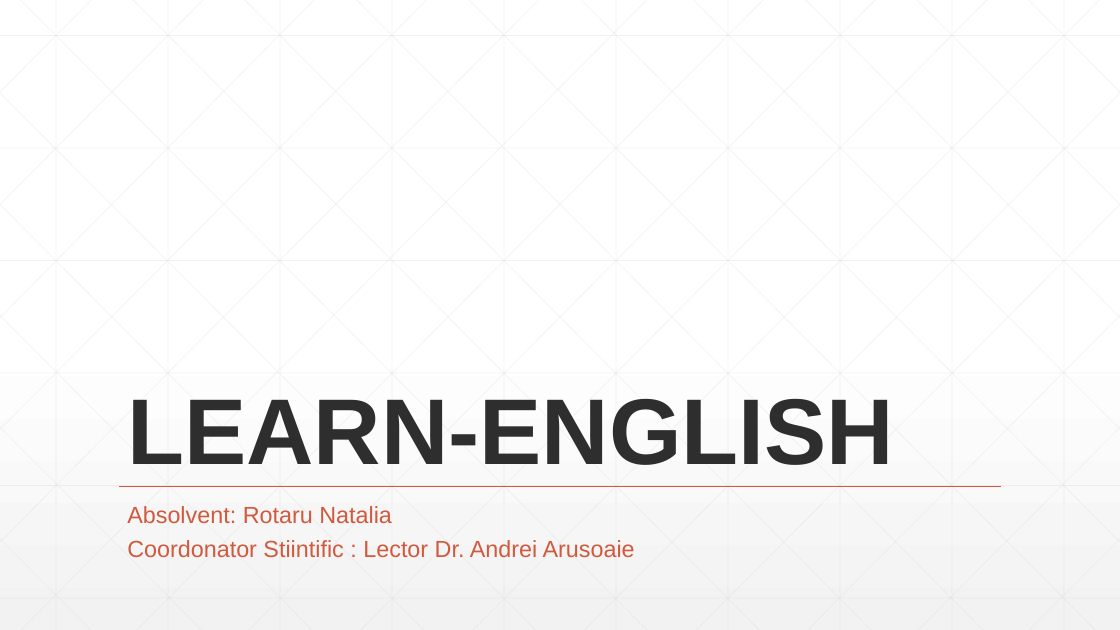
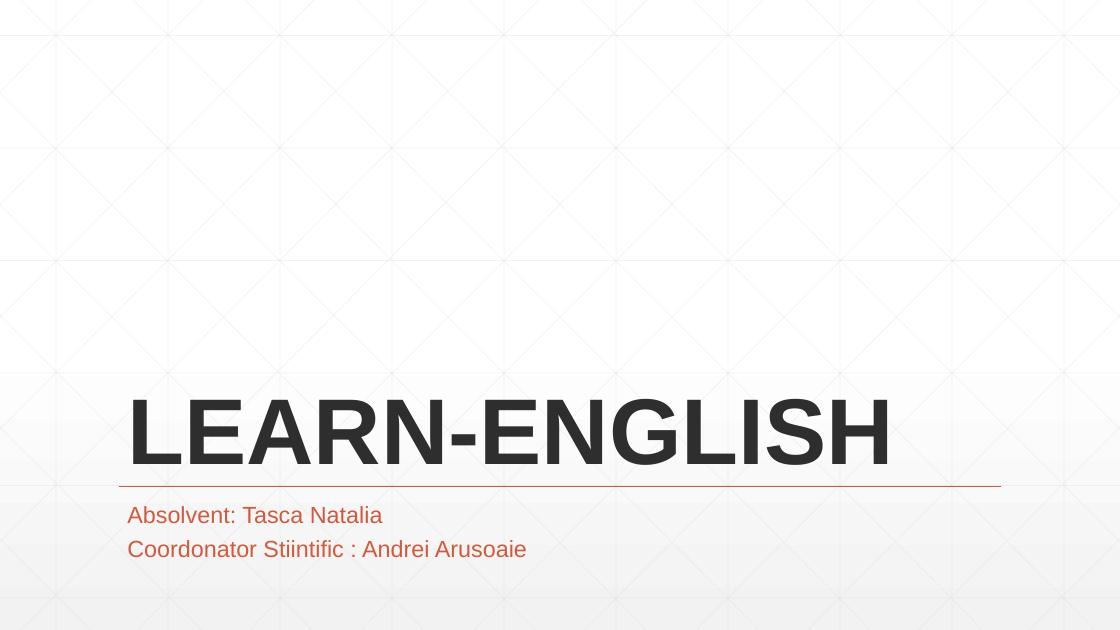
Before and after one commit to natalia031147/LearnEnglish, a slide deck: slide 1 of Prezentarea si Lucrarea scrisa/LEARN-ENGLISH-Prezentarea-Tasca Natalia.pptx. Drawn at 1120x630 pixels with LibreOffice and Linux fonts; fonts in the diff are those of the drawing. Boxes give left, top, right and bottom in pixels: in the first picture for what was removed or moved away, otherwise in the second. Text is boxed around its words. In the diff, an @@ line names an element or a change of style, - is before the commit and + after.

```diff
--- a/Prezentarea si Lucrarea scrisa/LEARN-ENGLISH-Prezentarea-Tasca Natalia.pptx
+++ b/Prezentarea si Lucrarea scrisa/LEARN-ENGLISH-Prezentarea-Tasca Natalia.pptx
@@ subtitle at (127, 506, 383, 523): text changed @@
-Absolvent: Rotaru Natalia
+Absolvent: Tasca Natalia
@@ text at (127, 540, 527, 558): text changed @@
-Coordonator Stiintific : Lector Dr. Andrei Arusoaie
+Coordonator Stiintific : Andrei Arusoaie
```
Also in this commit, not shown: 7 other slides changed, 11 slides added, 4 slides removed, 11 other files.
